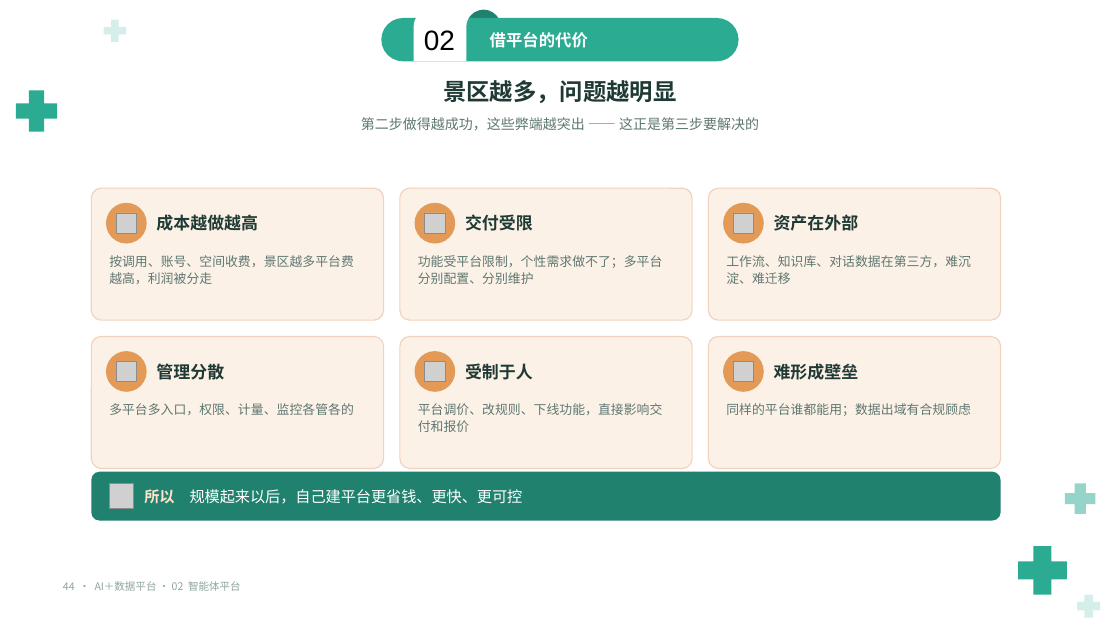
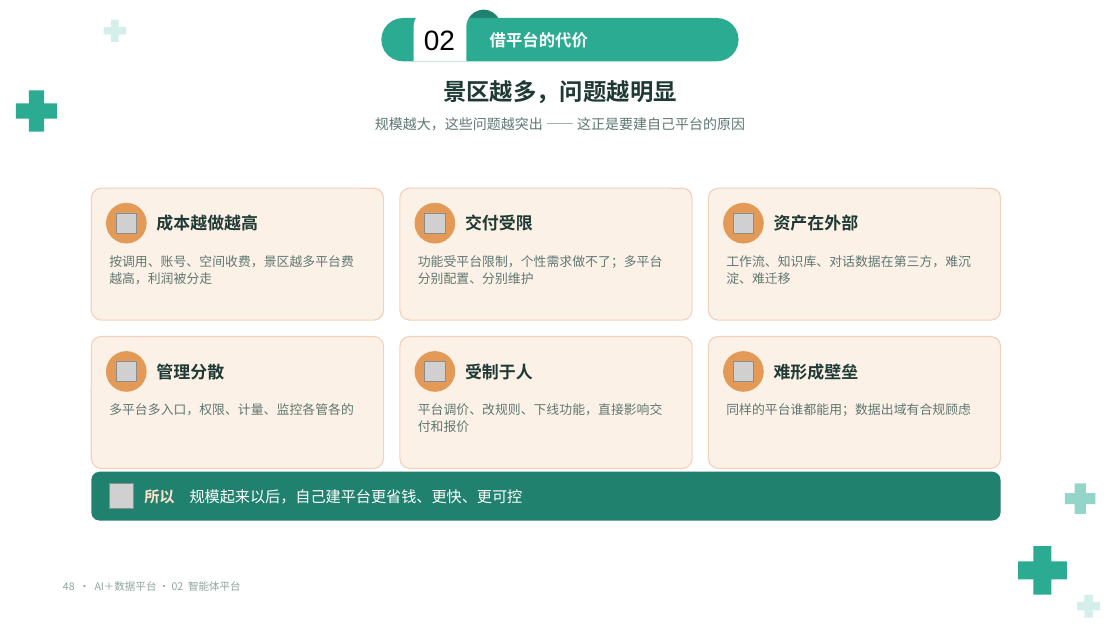
Before and after one commit to keanying/relevance, a slide deck: slide 48 of AI＋数据平台_老板汇报_青绿模板.pptx (slide 44 before the commit). Drawn at 1120x630 pixels with LibreOffice and Linux fonts; fonts in the diff are those of the drawing; grey boxes stand for pictures; background and template pictures are left out. Boxes give left, top, right and bottom in pixels: in the first picture for what was removed or moved away, otherwise in the second. Text is boxed around its words. In the diff, an @@ line names an element or a change of style, - is before the commit and + after.

```diff
--- a/AI＋数据平台_老板汇报_青绿模板.pptx
+++ b/AI＋数据平台_老板汇报_青绿模板.pptx
@@ text at (375, 117, 745, 130): text changed @@
-第二步做得越成功，这些弊端越突出 —— 这正是第三步要解决的
+规模越大，这些问题越突出 —— 这正是要建自己平台的原因
@@ text at (63, 581, 241, 591): text changed @@
-44 · AI＋数据平台 · 02 智能体平台
+48 · AI＋数据平台 · 02 智能体平台
```
Also in this commit, not shown: 42 other slides changed, 8 slides added, 4 slides removed.
